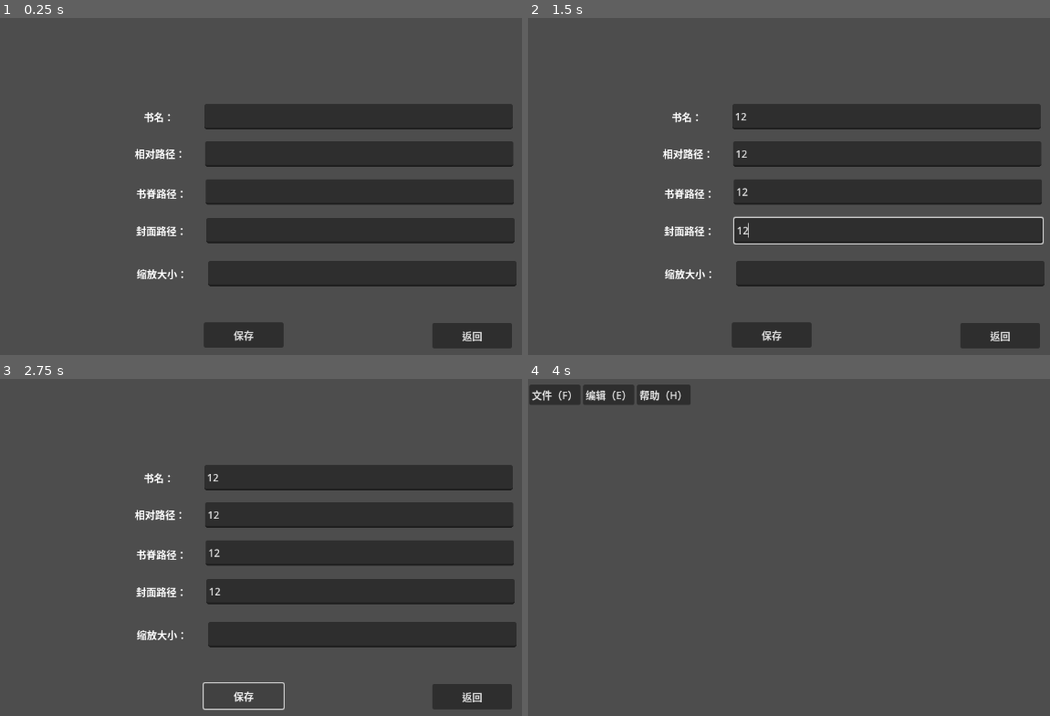
Above: before the commit, frames 1-4 (two rows, left to right).
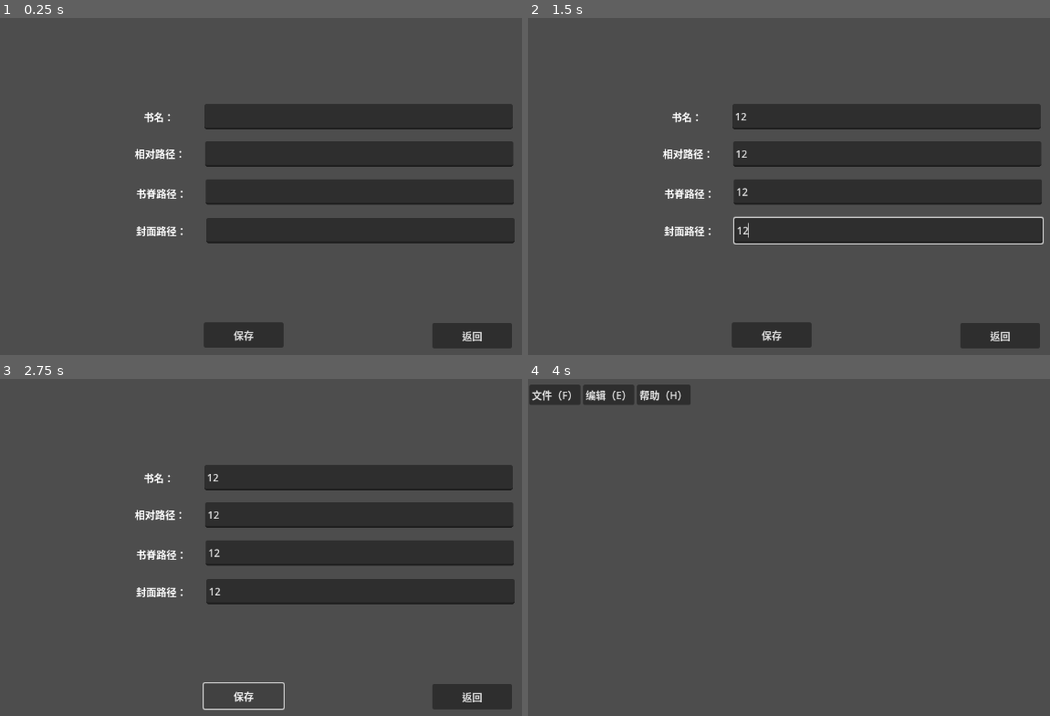
Above: after the commit, the same moments.

Repository: Yinguiqi/LifeLibrary
Game: Godot game, scene res://scenes/book_settings.tscn
Two runs of this game, one before a commit and one after it. Both use one fixed random seed, a clock stepped at 60 frames per second and the inputs below. This scene is started directly instead of the project's main scene. The engine's default icon, where the game draws it, is replaced by a stand-in: a white triangle on a blue panel in a dark square.
Inputs (mouse positions are in pixels of both pictures, inside the frame that each line leads up to):
- Up to frame 1 (0.25 s): no input
- Up to frame 2 (1.5 s): click (888, 152) at 0.52 s; type "12" at 0.6 s; click (888, 193) at 0.75 s; type "12" at 0.83 s; click (888, 115) at 0.98 s; type "12" at 1.07 s; click (888, 230) at 1.27 s; type "12" at 1.35 s
- Up to frame 3 (2.75 s): click "保存" at 2 s
- Up to frame 4 (4 s): click "返回" at 2.75 s; tap Enter at 3.5 s; move the mouse to (outside the picture) at 3.52 s; click (outside the picture) at 3.67 s

The runs differ from the first frame. In frame 1, 4.6% of the frame differs, in the area x 26-99%, y 72-80%; in frame 2, 4.6%; in frame 3, 4.6%; in frame 4, nothing differs.
Error before the commit: Invalid access to property or key 'rel_path' on a base object of type 'Nil'. (res://scenes/book_settings.gd:14)
Error after the commit: Invalid access to property or key 'rel_path' on a base object of type 'Nil'. (res://scenes/book_settings.gd:13)

Commit message:
实现了自动设置所有书籍高度的功能，在首选项里可以设置具体数值

Diff:
--- a/LibraryManager.gd
+++ b/LibraryManager.gd
@@ -7,6 +7,7 @@
 const BookDataScript = preload("res://books_data.gd")
 var current_book_data: RefCounted = null
 var base_path: String = ""
+var book_height: float
 # --- 内存数据 ---
 # 这个数组里装的全是 BookDataScript 的实例对象
 var _books: Array = []
@@ -41,7 +42,6 @@
 			new_book.rel_path = dict.get("rel_path", "")
 			new_book.book_texture = dict.get("book_texture", "")
 			new_book.book_cover_texture = dict.get("book_cover_texture", "")
-			new_book.scale_factor = dict.get("scale_factor", "")
 
 			_books.append(new_book)
 
@@ -75,8 +75,7 @@
 			"name": book.name,
 			"rel_path": book.rel_path,
 			"book_texture": book.book_texture,
-			"book_cover_texture": book.book_cover_texture,
-			"scale_factor": book.scale_factor
+			"book_cover_texture": book.book_cover_texture
 		})
 
 	var json_string = JSON.stringify(data_to_save, "\t")
@@ -90,7 +89,7 @@
 # --- 3. 更新 (U) ---
 
 # 你的 UI 应该调用这个函数来修改数据
-func update_book_info(target_id: String, new_name:String, new_path: String, new_texture: String,new_cover_texture: String,new_scale_factor: String):
+func update_book_info(target_id: String, new_name:String, new_path: String, new_texture: String,new_cover_texture: String):
 	var book = get_book_by_id(target_id)
 	if book:
 		book.rel_path = new_path
@@ -99,7 +98,6 @@
 		elif new_cover_texture.begins_with("user://book_cover_textures/"):
 			book.book_cover_texture = new_cover_texture
 		book.name = new_name
-		book.scale_factor = new_scale_factor
 		# 改完内存立刻存盘
 		save_data_to_json()
 		print("书籍 %s 更新成功" % target_id)
@@ -121,7 +119,6 @@
 
 	var new_book = BookDataScript.new()
 	new_book.initialize(new_id, "新书", path, texture,book_cover_texture)
-	new_book.scale_factor = 1
 	_books.append(new_book)
 	save_data_to_json()
 	return new_book
@@ -146,7 +143,6 @@
 		dict.get("rel_path", ""),
 		dict.get("book_texture", ""),
 		dict.get("book_cover_texture", ""),
-		dict.get("scale_factor", "")
 	)
 
 	# 别忘了同步旧变量，以防万一（根据你的过渡方案）
@@ -217,3 +213,25 @@
 	if target_name == "":
 		results = _books	.duplicate()
 	return results
+
+	# 从配置文件加载书籍高度
+func load_book_height_from_config():
+	var cfg = ConfigFile.new()
+
+	# 尝试加载配置文件
+	var err = cfg.load("user://config.ini")
+
+	if err == OK:
+		# 从配置文件中读取 book_height 值
+		var saved_height = cfg.get_value("settings", "book_height", 500.0)
+
+		# 验证数据的有效性
+		if typeof(saved_height) == TYPE_FLOAT and saved_height > 0:
+			book_height = saved_height
+			print("从配置文件加载书籍高度: ", book_height)
+		else:
+			print("配置文件中的书籍高度无效，使用默认值: 500.0")
+			book_height = 500.0
+	else:
+		print("配置文件不存在或加载失败，使用默认书籍高度: 500.0")
+		book_height = 500.0
--- a/book.gd
+++ b/book.gd
@@ -9,7 +9,6 @@
 @export var display_name: String
 @export var texture_path: String
 @export var rel_path: String
-@export var scale_factor: String
 var data_ref: RefCounted = null
 
 const CONFIG_PATH := "user://config.ini"
@@ -21,7 +20,6 @@
 	if data_ref.book_texture != "":
 		book_texture = load_texture(data_ref.book_texture)
 		apply_texture()
-	if data_ref != null:
 		apply_scale_from_data()
 	if data_ref.book_cover_texture != "":
 		book_cover_texture = load_texture(data_ref.book_cover_texture)
@@ -63,23 +61,23 @@
 
 	texture_button.stretch_mode = TextureButton.STRETCH_SCALE
 
-## 应用 data_ref 中存储的 scale_factor 到场景节点的 scale 属性
+# 500高度
 func apply_scale_from_data():
-	if data_ref == null:
-		push_error("错误：尝试应用缩放时，data_ref 尚未设置。")
+	if book_texture == null:
+		push_error("错误：无法计算缩放，book_texture 尚未设置。")
 		return
 
-	# 从数据对象中获取缩放值
-	var scale_value = data_ref.scale_factor
+	# 获取纹理原始尺寸
+	var tex_size = book_texture.get_size()
 
-	# 确保 scale_value 是 float 类型且有效
-	if typeof(scale_value) != TYPE_FLOAT or scale_value <= 0:
-		# 打印警告，并使用默认值 1.0
-		push_warning("scale_factor 数据无效，使用默认值 1.0")
+	# 计算缩放比例：目标高度673 ÷ 原始高度
+	var target_height = LibraryManager.book_height
+	var scale_value = target_height / tex_size.y
+
+	# 确保缩放值有效
+	if scale_value <= 0 or is_nan(scale_value):
+		push_warning("计算出的缩放值无效: ", scale_value, "，使用默认值 1.0")
 		scale_value = 1.0
 
-	# 将获取到的 float 值应用到节点的 scale 属性上
-	# Godot 节点的 scale 属性是 Vector2 类型
+	# 应用均匀缩放
 	self.scale = Vector2(scale_value, scale_value)
-
-	#print("书籍节点 '%s' 缩放已更新至: %f" % [name, scale_value])
--- a/books_data.gd
+++ b/books_data.gd
@@ -7,14 +7,12 @@
 var rel_path: String = ""     # 例如 "漫画/..."
 var book_texture: String = "" # 例如 "res://..."
 var book_cover_texture: String = "" # 例如 "res://..."
-var scale_factor: float = 1.0
+
 
 # 初始化函数 (手动调用)
-func initialize(_id: String, _name: String, _path: String, _texture: String, _book_cover_texture: String , _scale: float = 1.0):
+func initialize(_id: String, _name: String, _path: String, _texture: String, _book_cover_texture: String):
 	id = _id
 	name = _name
 	rel_path = _path
 	book_texture = _texture
 	book_cover_texture = _book_cover_texture
-# 赋值缩放因子
-	scale_factor = _scale
--- a/main.gd
+++ b/main.gd
@@ -12,7 +12,9 @@
 
 func _ready() -> void:
 	check_base_path()
+	LibraryManager.load_book_height_from_config()
 	load_books_from_json()
+
 
 # 检查是否存在base_path路径
 func check_base_path():
@@ -100,7 +102,6 @@
 	new_book.book_id = data.get("id", "")
 	new_book.display_name = data.get("name", "")
 	new_book.texture_path = data.get("book_texture", "")
-	new_book.scale_factor = str(data.get("scale_factor", ""))
 	new_book.rel_path = rel_path
 	var book_data_object = LibraryManager.create_book_object_from_dict(data)
 	new_book.data_ref = book_data_object
--- a/scenes/book_menu_bar.gd
+++ b/scenes/book_menu_bar.gd
@@ -8,6 +8,8 @@
 @onready var edit_menu: PopupMenu = $MenuBar/Edit
 @onready var help_menu: PopupMenu = $MenuBar/Help
 @onready var menu_bar: MenuBar = $MenuBar  # 引用实际的 MenuBar
+
+var feedback_label: Label
 
 func _ready():
 	setup_menus()
@@ -41,7 +43,6 @@
 			create_search_window()
 		210:
 			open_settings_window()
-			#get_tree().change_scene_to_file("res://scenes/set.tscn")
 		302:
 			OS.shell_open("https://milkyaw.online/2025/12/15/Life%20Library/")
 
@@ -171,7 +172,7 @@
 func open_settings_window():
 	var window = Window.new()
 	window.title = "设置"
-	window.size = Vector2(500, 200)
+	window.size = Vector2(500, 250)
 	window.unresizable = true
 
 	# 边距容器
@@ -187,46 +188,124 @@
 	vbox.size_flags_vertical = Control.SIZE_EXPAND_FILL
 	margin.add_child(vbox)
 
-	# === 标签 ===
-	var label = Label.new()
-	label.text = "基础路径设置:"
-	label.horizontal_alignment = HORIZONTAL_ALIGNMENT_LEFT
-	vbox.add_child(label)
-
-	# === 输入框和按钮在同一行 ===
-	var hbox = HBoxContainer.new()
-	hbox.size_flags_horizontal = Control.SIZE_EXPAND_FILL  # 撑满父容器
-	vbox.add_child(hbox)
-
-	# 输入框 - 让它占据大部分空间
+	# === 基础路径标签 ===
+	var path_label = Label.new()
+	path_label.text = "基础路径设置:"
+	path_label.horizontal_alignment = HORIZONTAL_ALIGNMENT_LEFT
+	vbox.add_child(path_label)
+
+	# === 基础路径输入行 ===
+	var path_hbox = HBoxContainer.new()
+	path_hbox.size_flags_horizontal = Control.SIZE_EXPAND_FILL
+	vbox.add_child(path_hbox)
+
+	# 路径输入框
 	var input = LineEdit.new()
 	input.placeholder_text = "请输入基础路径"
-	input.size_flags_horizontal = Control.SIZE_EXPAND_FILL  # 关键：水平扩展
-	input.size_flags_stretch_ratio = 3.0  # 占据更多比例（可选）
-	input.custom_minimum_size = Vector2(300, 36)  # 设置最小宽度
-	hbox.add_child(input)
-
-	# 按钮 - 固定宽度在右边
-	var save_btn = Button.new()
-	save_btn.text = "保存"
-	save_btn.custom_minimum_size = Vector2(80, 36)
-	hbox.add_child(save_btn)
+	input.size_flags_horizontal = Control.SIZE_EXPAND_FILL
+	input.custom_minimum_size = Vector2(300, 36)
+	path_hbox.add_child(input)
+
+	# 路径保存按钮
+	var save_path_btn = Button.new()
+	save_path_btn.text = "保存路径"
+	save_path_btn.custom_minimum_size = Vector2(100, 36)
+	path_hbox.add_child(save_path_btn)
+
+	# === 书籍高度设置 ===
+	# 高度标签
+	var height_label = Label.new()
+	height_label.text = "书籍高度设置:"
+	height_label.horizontal_alignment = HORIZONTAL_ALIGNMENT_LEFT
+	vbox.add_child(height_label)
+
+	# 高度输入行
+	var height_hbox = HBoxContainer.new()
+	height_hbox.size_flags_horizontal = Control.SIZE_EXPAND_FILL
+	vbox.add_child(height_hbox)
+
+	# 高度输入框
+	var height_input = LineEdit.new()
+	height_input.placeholder_text = "输入书籍高度 (0-5000)"
+	height_input.size_flags_horizontal = Control.SIZE_EXPAND_FILL
+	height_input.custom_minimum_size = Vector2(300, 36)
+	height_hbox.add_child(height_input)
+
+	# 高度保存按钮
+	var save_height_btn = Button.new()
+	save_height_btn.text = "保存高度"
+	save_height_btn.custom_minimum_size = Vector2(100, 36)
+	height_hbox.add_child(save_height_btn)
+
+	# === 反馈标签 ===（关键：这里创建Label实例）
+	feedback_label = Label.new()
+	feedback_label.add_theme_color_override("font_color", Color.GRAY)
+	feedback_label.horizontal_alignment = HORIZONTAL_ALIGNMENT_CENTER
+	feedback_label.custom_minimum_size = Vector2(0, 24)  # 给点高度
+	vbox.add_child(feedback_label)
+
+	# === 保存所有并关闭按钮 ===
+	var save_close_btn = Button.new()
+	save_close_btn.text = "保存并返回主界面"
+	save_close_btn.custom_minimum_size = Vector2(200, 40)
+	vbox.add_child(save_close_btn)
 
 	# === 加载现有配置 ===
 	var cfg = ConfigFile.new()
 	if cfg.load("user://config.ini") == OK:
+		# 加载基础路径
 		var saved_path = cfg.get_value("settings", "base_path", "")
 		input.text = saved_path
 
-
-	save_btn.pressed.connect(func():
-		# 保存配置
+		# 加载书籍高度，如果没有设置过，默认用673
+		var saved_height = cfg.get_value("settings", "book_height", 673.0)
+		height_input.text = str(saved_height)
+
+	# === 按钮连接 ===
+	# 保存路径按钮
+	save_path_btn.pressed.connect(func():
 		var cfg_save = ConfigFile.new()
 		cfg_save.load("user://config.ini")
 		cfg_save.set_value("settings", "base_path", input.text)
 		cfg_save.save("user://config.ini")
 
-		# 关闭窗口
+		show_feedback("基础路径已保存", Color.GREEN)
+	)
+
+	# 保存高度按钮 - 添加验证逻辑
+	save_height_btn.pressed.connect(func():
+		var height_text = height_input.text.strip_edges()
+
+		# 验证输入是否为空
+		if height_text.is_empty():
+			show_feedback("请输入书籍高度", Color.RED)
+			return
+
+		# 验证是否为数字
+		if not height_text.is_valid_float():
+			show_feedback("请输入有效的数字", Color.RED)
+			return
+
+		# 转换为float并验证范围
+		var height_value = float(height_text)
+		if height_value < 0 or height_value > 5000:
+			show_feedback("高度必须在0到5000之间", Color.RED)
+			return
+
+		# 保存到配置文件
+		var cfg_save = ConfigFile.new()
+		cfg_save.load("user://config.ini")
+		cfg_save.set_value("settings", "book_height", height_value)
+		cfg_save.save("user://config.ini")
+
+		# 设置全局变量
+		LibraryManager.book_height = height_value
+
+		show_feedback("书籍高度已保存: " + str(height_value), Color.GREEN)
+	)
+
+	save_close_btn.pressed.connect(func():
+		# 这里可以添加所有设置的验证
 		window.hide()
 		get_tree().change_scene_to_file("res://scenes/main.tscn")
 
@@ -234,7 +313,10 @@
 		emit_signal("settings_updated")
 	)
 
-	window.close_requested.connect(window.hide)
+	window.close_requested.connect(func():
+			window.hide()
+			get_tree().change_scene_to_file("res://scenes/main.tscn")
+	)
 
 	# === 添加到场景树 ===
 	get_tree().root.add_child(window)
@@ -251,3 +333,12 @@
 	)
 
 	return window
+
+
+func show_feedback(message: String, color: Color):
+	feedback_label.text = message
+	feedback_label.add_theme_color_override("font_color", color)
+
+	   # 3秒后清除反馈
+	await get_tree().create_timer(3.0).timeout
+	feedback_label.text = ""
--- a/scenes/book_settings.gd
+++ b/scenes/book_settings.gd
@@ -5,7 +5,6 @@
 @onready var input: LineEdit = $BookIDInput
 @onready var input2: LineEdit = $BookIDInput2
 @onready var input3: LineEdit = $BookIDInput3
-@onready var input4: LineEdit = $BookIDInput4
 @onready var input5: LineEdit = $BookIDInput5
 var current_book = LibraryManager.current_book_data
 
@@ -14,13 +13,12 @@
 	input.text = current_book.rel_path
 	input2.text = current_book.book_texture
 	input3.text = current_book.name
-	input4.text = str(current_book.scale_factor)
 	input5.text = current_book.book_cover_texture
 
 
 func save_book_id():
 	# 更新全局变量（以便书本场景回来后能更新显示）
-	LibraryManager.update_book_info(current_book.id,input3.text, input.text, input2.text ,input5.text , input4.text)
+	LibraryManager.update_book_info(current_book.id,input3.text, input.text, input2.text ,input5.text)
 
 func _on_save_button_pressed() -> void:
 	save_book_id()
--- a/scenes/book_settings.tscn
+++ b/scenes/book_settings.tscn
@@ -31,13 +31,6 @@
 offset_top = 136.0
 offset_right = 810.0
 offset_bottom = 176.0
-
-[node name="BookIDInput4" type="LineEdit" parent="."]
-layout_mode = 0
-offset_left = 329.0
-offset_top = 384.0
-offset_right = 816.0
-offset_bottom = 424.0
 
 [node name="BookIDInput5" type="LineEdit" parent="."]
 layout_mode = 0
@@ -87,15 +80,6 @@
 text = "书名："
 horizontal_alignment = 2
 
-[node name="Label4" type="Label" parent="."]
-layout_mode = 0
-offset_left = 216.0
-offset_top = 392.0
-offset_right = 296.0
-offset_bottom = 415.0
-text = "缩放大小："
-horizontal_alignment = 2
-
 [node name="Label5" type="Label" parent="."]
 layout_mode = 0
 offset_left = 215.0
--- a/texture_button.gd
+++ b/texture_button.gd
@@ -77,7 +77,7 @@
 		if err != OK:
 			print("复制失败: ", err)
 		else:
-			LibraryManager.update_book_info(book.book_id, book.name, book.rel_path, target, target,book.scale_factor)
+			LibraryManager.update_book_info(book.book_id, book.name, book.rel_path, target, target)
 			get_tree().change_scene_to_file("res://scenes/Main.tscn")
 		dialog.queue_free()
 	)
